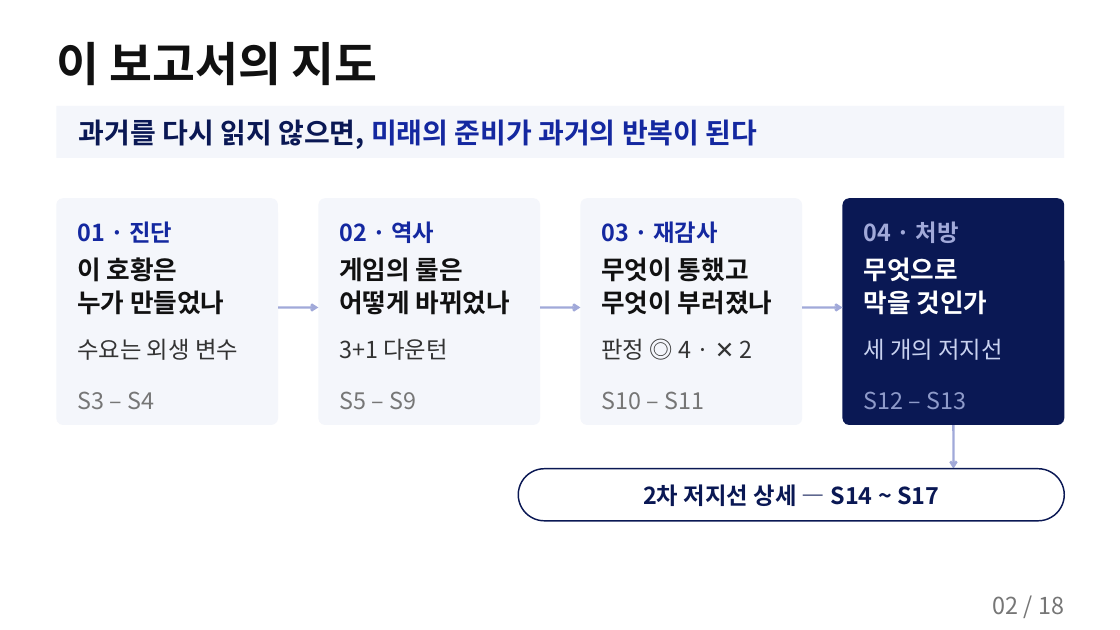
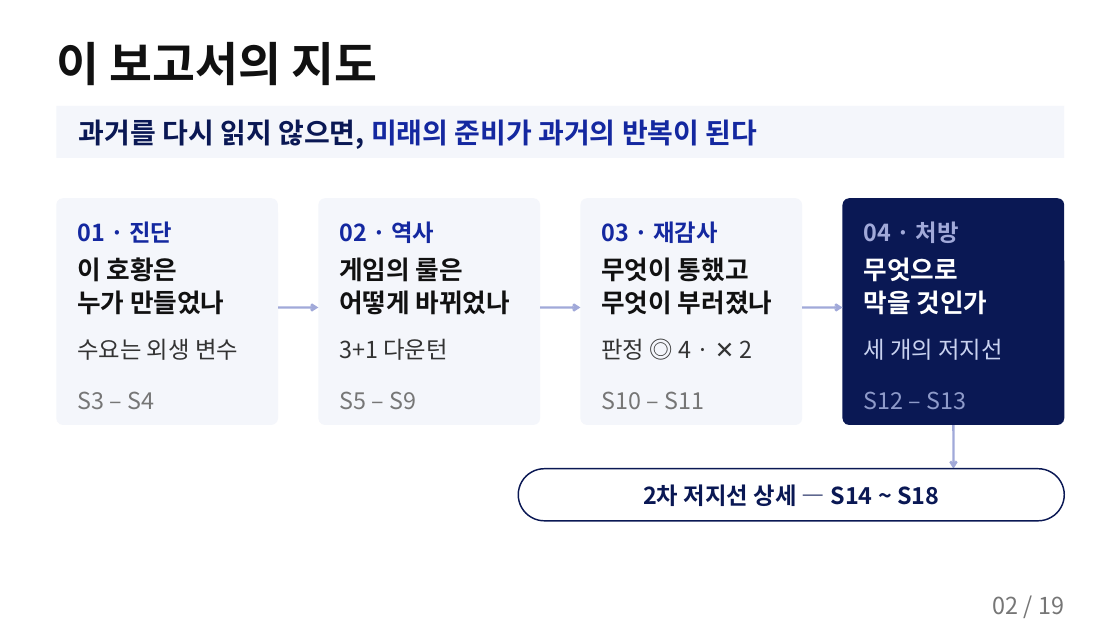
Before and after one commit to k31001/action-learning, a slide deck: slide 2 of outputs/presentation/storyline-common-overview.pptx. Drawn at 1120x630 pixels with LibreOffice and Linux fonts; fonts in the diff are those of the drawing. Boxes give left, top, right and bottom in pixels: in the first picture for what was removed or moved away, otherwise in the second. Text is boxed around its words. In the diff, an @@ line names an element or a change of style, - is before the commit and + after.

```diff
--- a/outputs/presentation/storyline-common-overview.pptx
+++ b/outputs/presentation/storyline-common-overview.pptx
@@ text at bbox=[643, 484, 939, 506]: text changed @@
-2차 저지선 상세 — S14 ~ S17
+2차 저지선 상세 — S14 ~ S18
@@ text at bbox=[993, 596, 1064, 614]: text changed @@
-02 / 18
+02 / 19
```
Also in this commit, not shown: 16 other slides changed, 1 slide added, 6 other files.
